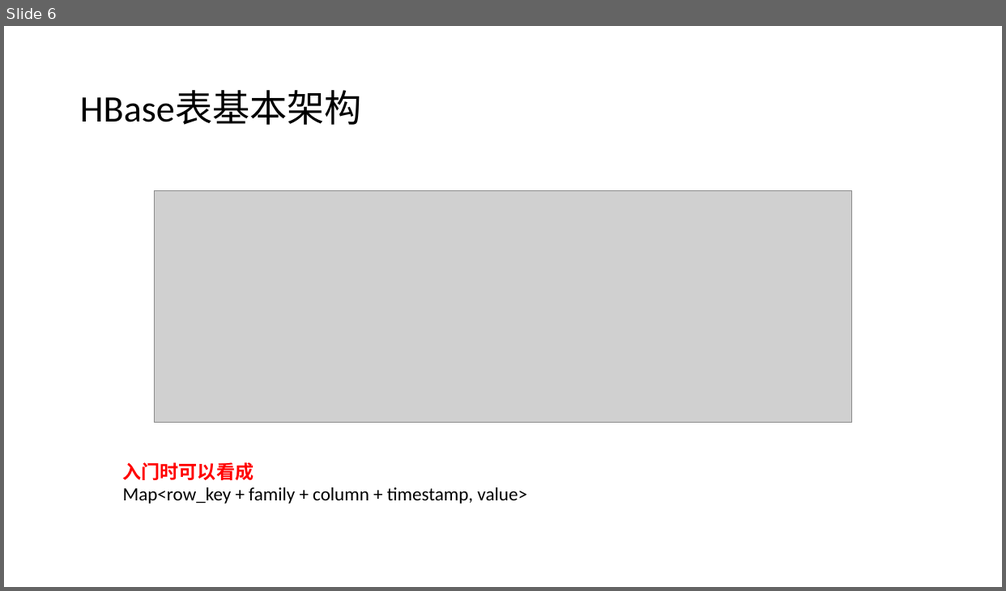
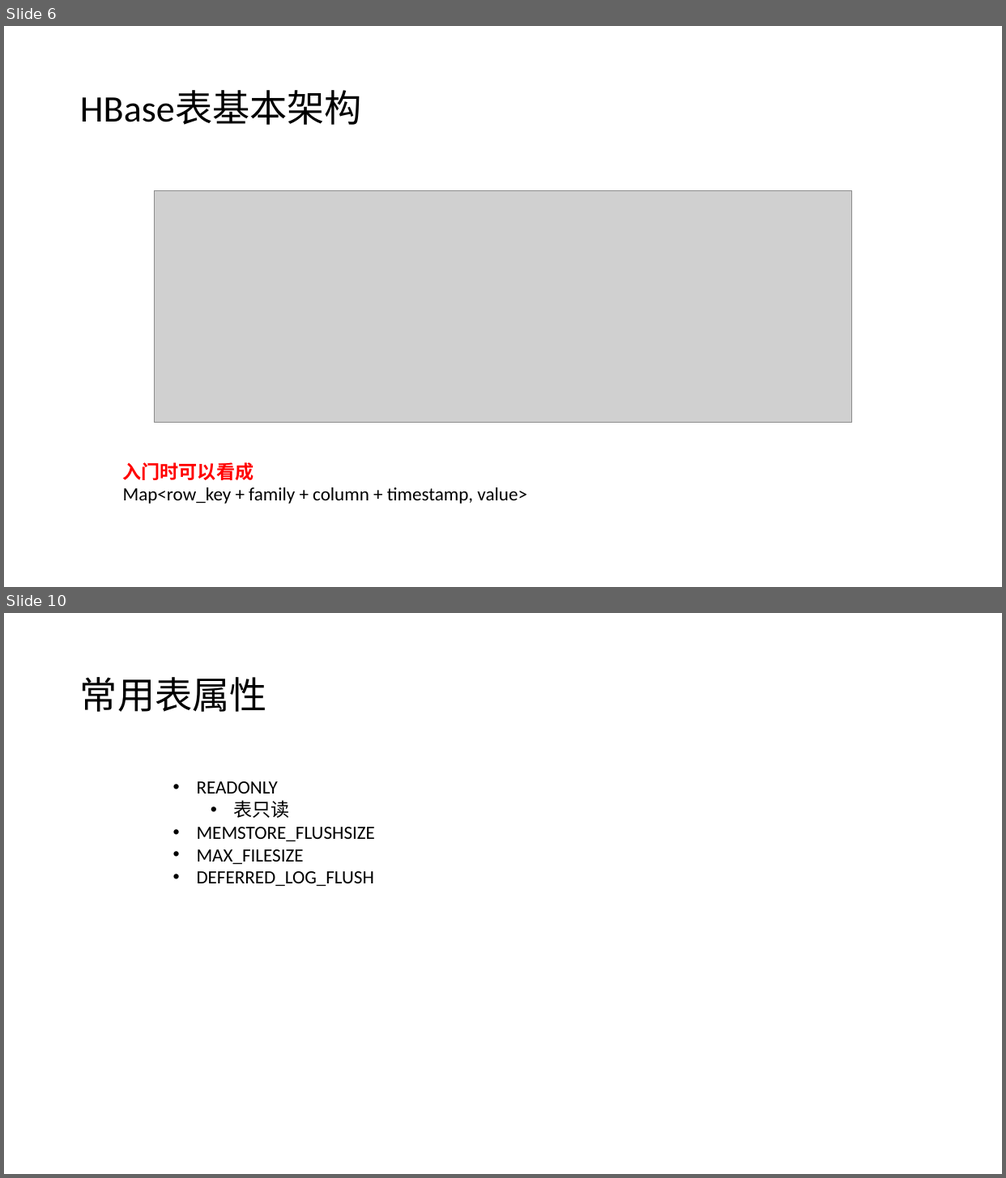
Before and after one commit to lei-zuquan/hbase_learn_call_datails, a slide deck: doc/hbase进阶.pptx. Shown one above the other, each under a label of ours: slide 6 before the commit, slides 6 and 10 after it; the slides between them are not shown. The pictures are 1006x591 and 1006x1178 pixels, drawn with LibreOffice and Linux fonts; fonts in the diff are those of the drawing; grey boxes stand for pictures. Boxes give left, top, right and bottom in pixels: in the first picture for what was removed or moved away, otherwise in the second. Text is boxed around its words. In the diff, an @@ line names an element or a change of style, - is before the commit and + after.

```diff
--- a/doc/hbase进阶.pptx
+++ b/doc/hbase进阶.pptx
@@ slide 10 added at (x1=4, y1=613, x2=1002, y2=1174), background #FFFFFF @@
@@ title added at (x1=80, y1=677, x2=267, y2=712), 36 pt, text #000000 @@
+常用表属性
@@ text added at (x1=197, y1=781, x2=375, y2=886), 18 pt, text #000000 @@
+• READONLY
+  • 表只读
+• MEMSTORE_FLUSHSIZE
+• MAX_FILESIZE
+• DEFERRED_LOG_FLUSH
```
Also in this commit, not shown: 5 other slides added.
